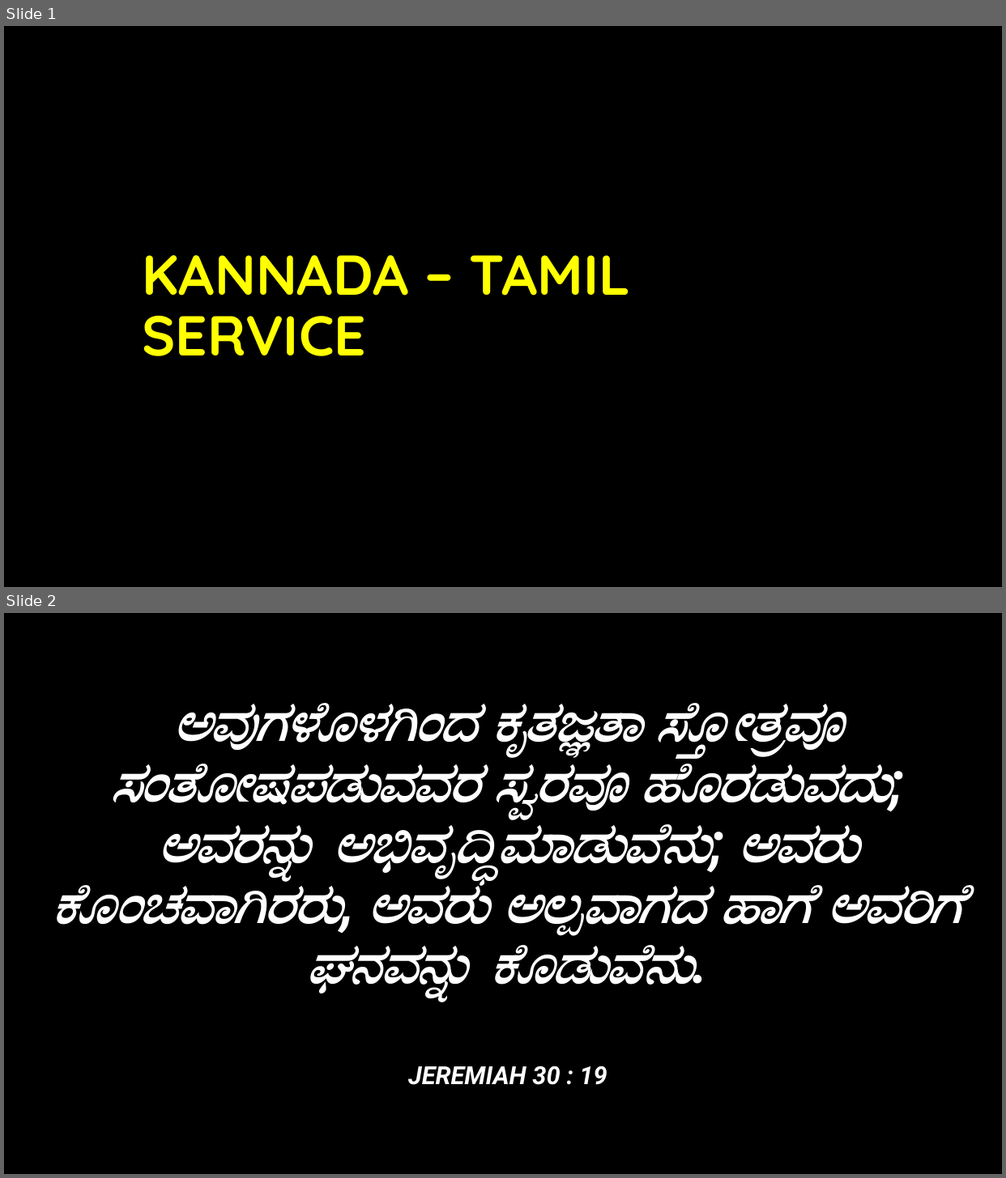
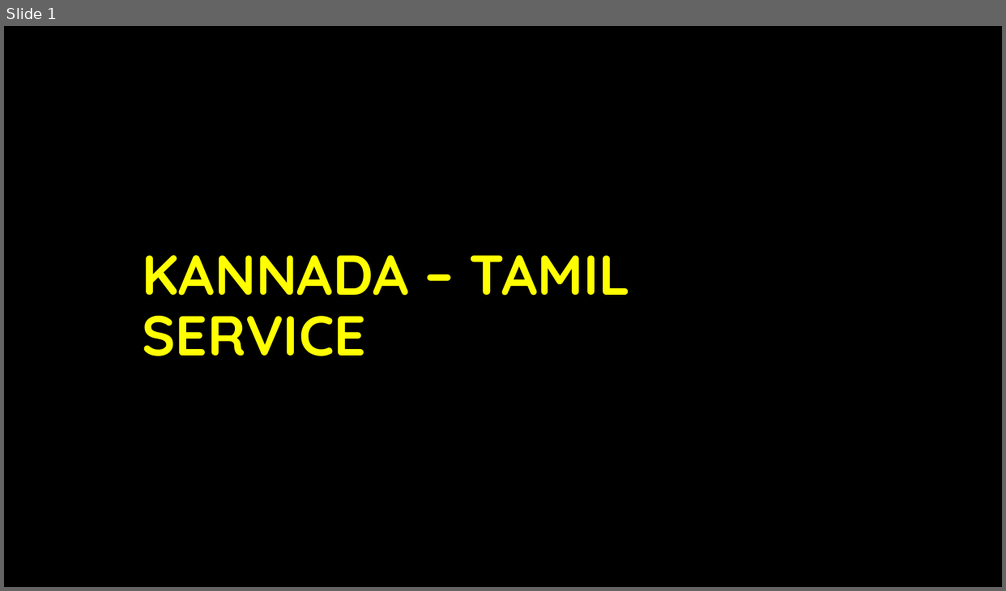
Before and after one commit to bkumarn002/ELBTL-SONGS, a slide deck: KANNADA/27TH_JULY/27th July Worship PPT.pptx. Shown one above the other, each under a label of ours: slides 1 and 2 before the commit, slide 1 after it. The pictures are 1006x1178 and 1006x591 pixels, drawn with LibreOffice and Linux fonts; fonts in the diff are those of the drawing; background and template pictures are left out. Boxes give left, top, right and bottom in pixels: in the first picture for what was removed or moved away, otherwise in the second. Text is boxed around its words. In the diff, an @@ line names an element or a change of style, - is before the commit and + after.

```diff
--- a/KANNADA/27TH_JULY/27th July Worship PPT.pptx
+++ b/KANNADA/27TH_JULY/27th July Worship PPT.pptx
@@ slide 2 removed at <box>4,613,1002,1174</box>, background picture (left out) @@
@@ title removed at <box>53,703,964,1085</box> @@
-ಅವುಗಳೊಳಗಿಂದ ಕೃತಜ್ಞತಾ ಸ್ತೋತ್ರವೂ ಸಂತೋಷಪಡುವವರ ಸ್ವರವೂ ಹೊರಡುವದು; ಅವರನ್ನು ಅಭಿವೃದ್ಧಿಮಾಡುವೆನು; ಅವರು ಕೊಂಚವಾಗಿರರು, ಅವರು ಅಲ್ಪವಾಗದ ಹಾಗೆ ಅವರಿಗೆ ಘನವನ್ನು ಕೊಡುವೆನು.
-JEREMIAH 30 : 19
```
Also in this commit, not shown: 5 slides changed, 55 other slides removed.
